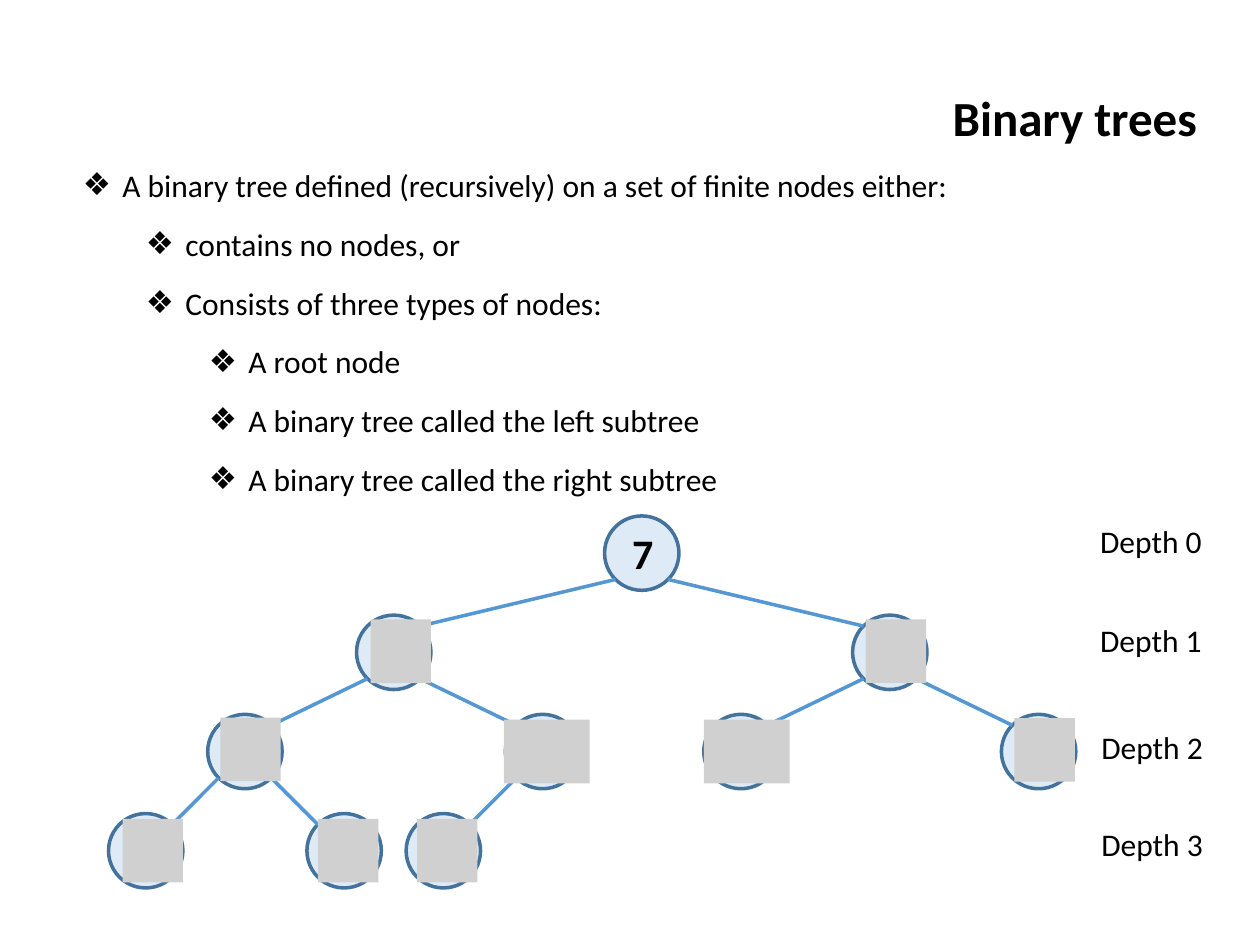
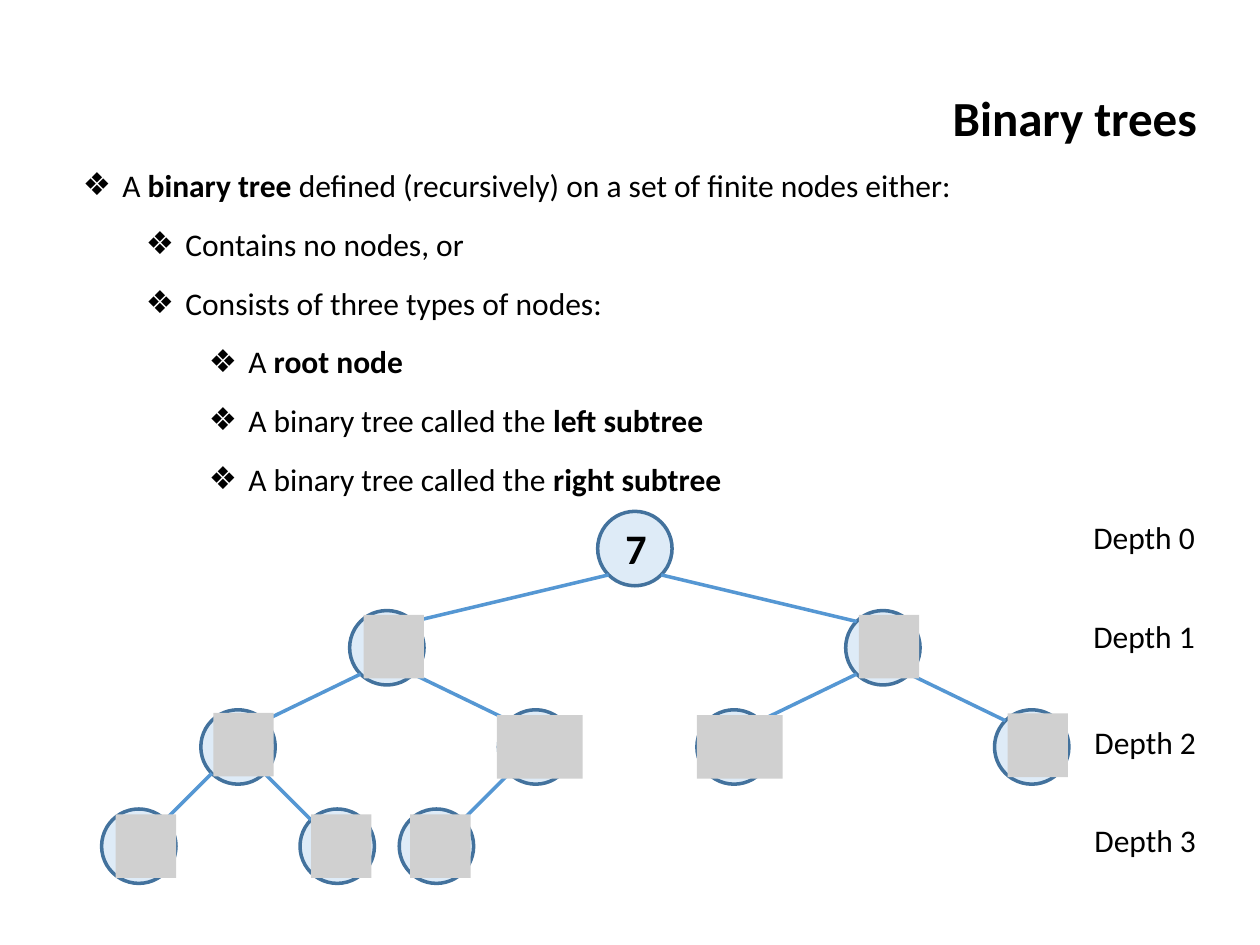
Before and after one commit to ifromm/dsa, a slide deck: slide 24 of slides/unit_6_trees.pptx. Drawn at 1260x945 pixels with LibreOffice and Linux fonts; fonts in the diff are those of the drawing; grey boxes stand for pictures; background and template pictures are left out. Boxes give left, top, right and bottom in pixels: in the first picture for what was removed or moved away, otherwise in the second. Text is boxed around its words. In the diff, an @@ line names an element or a change of style, - is before the commit and + after.

```diff
--- a/slides/unit_6_trees.pptx
+++ b/slides/unit_6_trees.pptx
@@ text at [122,174,950,497]: bold on in "binary tree", "root node", "left subtree", "right subtree" @@
@@ text at [185,234,464,260]: text changed @@
-  ❖ contains no nodes, or
+  ❖ Contains no nodes, or
@@ 8 pictures, 7 lines, 6 ellipses, 4 texts: place and size @@
-8 pictures, 7 lines, 6 ellipses, 4 texts at [108,531,1203,888]
+8 pictures, 7 lines, 6 ellipses, 4 texts at [102,527,1196,883]
@@ 4 ellipses, 2 lines, 1 text, 1 picture: place and size @@
-4 ellipses, 2 lines, 1 text, 1 picture at [173,517,1076,824]
+4 ellipses, 2 lines, 1 text, 1 picture at [165,512,1068,820]
```
Also in this commit, not shown: 14 other slides changed, 2 other files.
